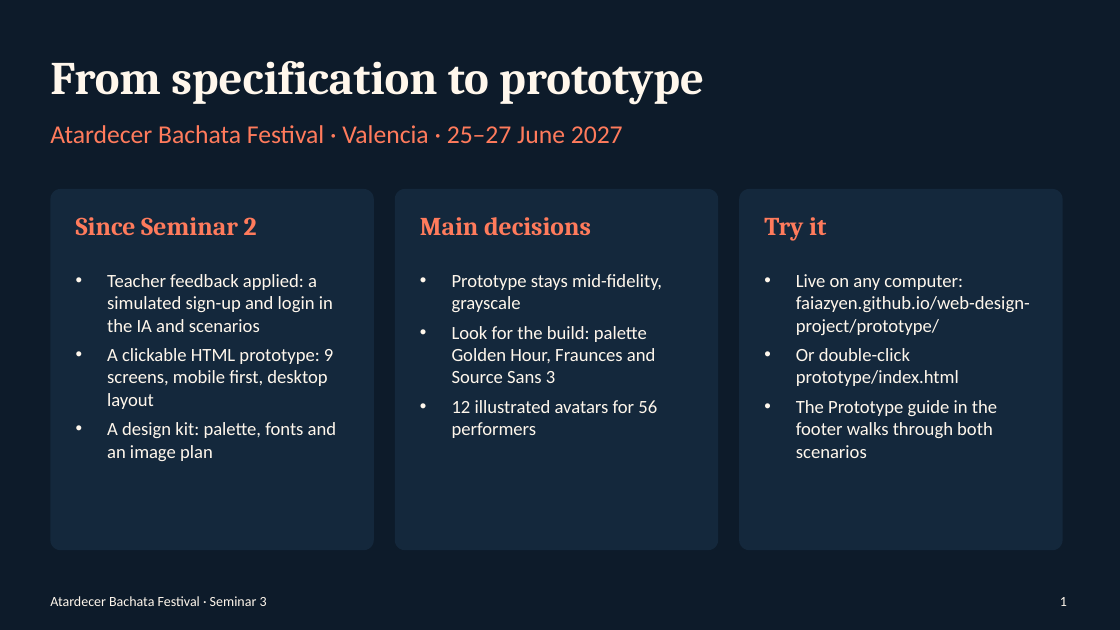
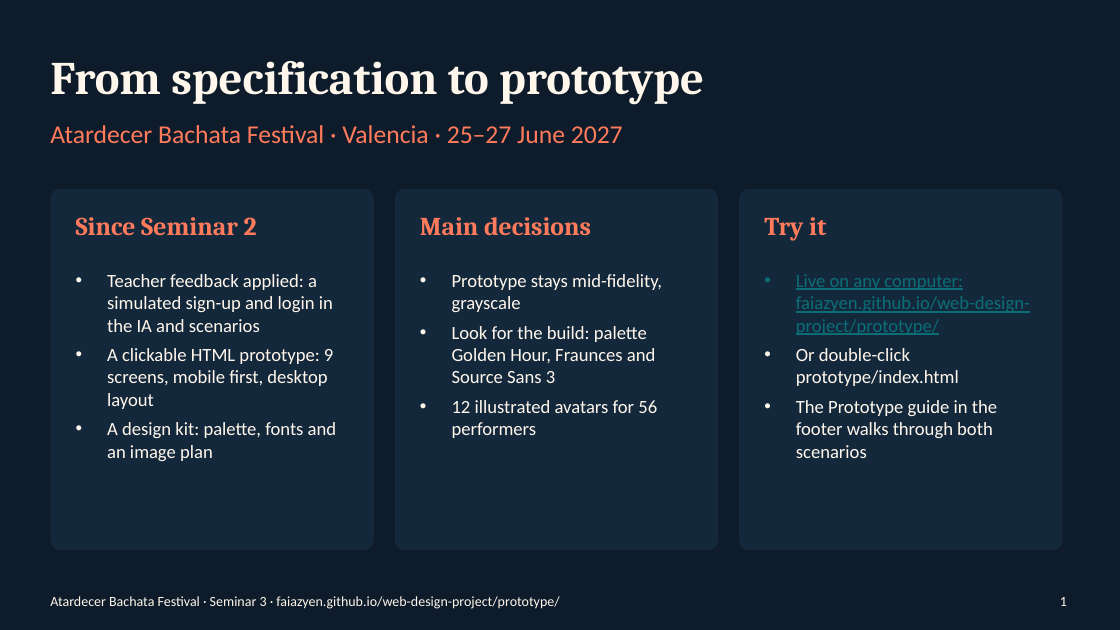
Before and after one commit to faiazyen/web-design-project, a slide deck: slide 1 of Seminar 3 Submission/presentation.pptx. Drawn at 1120x630 pixels with LibreOffice and Linux fonts; fonts in the diff are those of the drawing. Boxes give left, top, right and bottom in pixels: in the first picture for what was removed or moved away, otherwise in the second. Text is boxed around its words. In the diff, an @@ line names an element or a change of style, - is before the commit and + after.

```diff
--- a/Seminar 3 Submission/presentation.pptx
+++ b/Seminar 3 Submission/presentation.pptx
@@ text at (796, 274, 1030, 335): text colour #FFF7EC to #0B6E77, underline on in "Live on any computer: faiazyen.github.io/web-design-project/ ..." @@
@@ text at (50, 596, 559, 609): text changed @@
-Atardecer Bachata Festival · Seminar 3
+Atardecer Bachata Festival · Seminar 3 · faiazyen.github.io/web-design-project/prototype/
```
Also in this commit, not shown: 4 other slides changed, 1 slide added, 24 other files.
